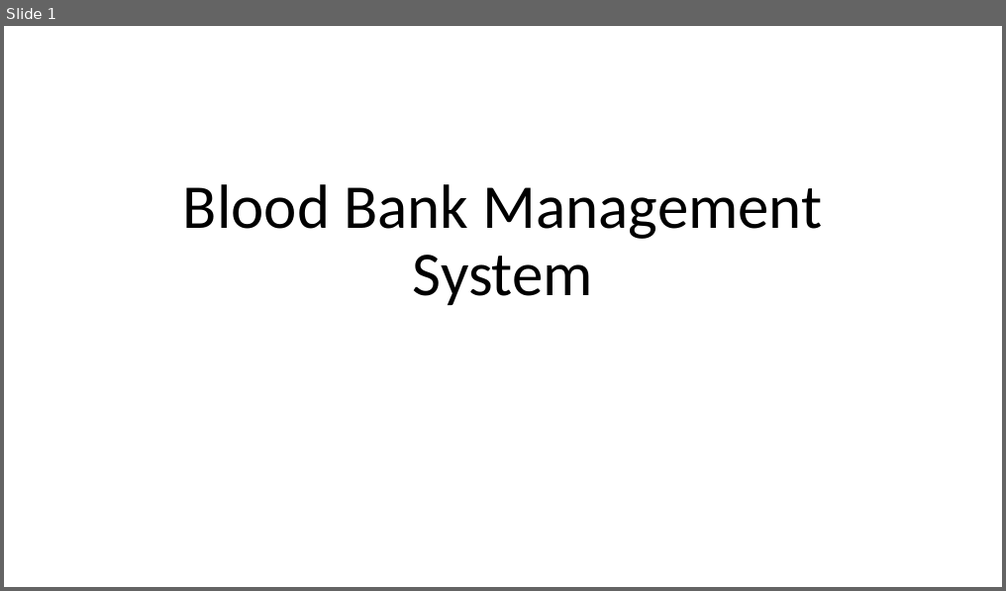
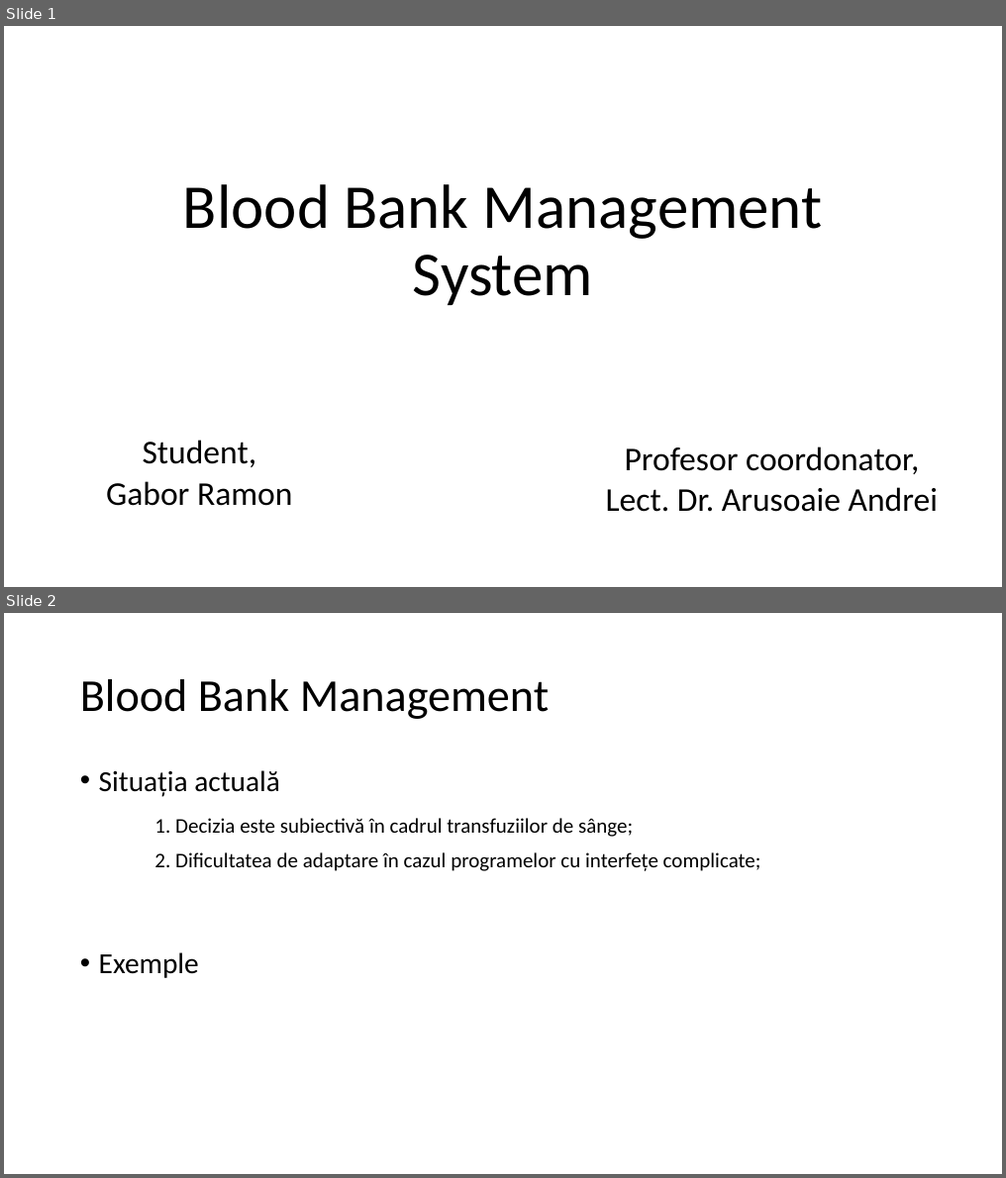
Before and after one commit to ramongabor95/Licenta, a slide deck: Licenta-Ramon Gabor.pptx. Shown one above the other, each under a label of ours: slide 1 before the commit, slides 1 and 2 after it. The pictures are 1006x591 and 1006x1178 pixels, drawn with LibreOffice and Linux fonts; fonts in the diff are those of the drawing. Boxes give left, top, right and bottom in pixels: in the first picture for what was removed or moved away, otherwise in the second. Text is boxed around its words. In the diff, an @@ line names an element or a change of style, - is before the commit and + after.

```diff
--- a/Licenta-Ramon Gabor.pptx
+++ b/Licenta-Ramon Gabor.pptx
@@ slide 2 added at bbox=[4, 613, 1002, 1174], background #FFFFFF @@
@@ title added at bbox=[80, 679, 548, 719], 44 pt, text #000000 @@
+Blood Bank Management
@@ text added at bbox=[99, 770, 761, 978], 20 pt, text #000000 @@
+• Situația actuală
+1. Decizia este subiectivă în cadrul transfuziilor de sânge;
+2. Dificultatea de adaptare în cazul programelor cu interfețe complicate;
+• Exemple
@@ slide 1 changed as well @@
@@ subtitle added at bbox=[106, 440, 293, 506], 32 pt, text #000000 @@
+Student,
+Gabor Ramon
@@ text added at bbox=[606, 447, 938, 512], 32 pt, text #000000 @@
+Profesor coordonator,
+Lect. Dr. Arusoaie Andrei
```
Also in this commit, not shown: 11 other slides added.
